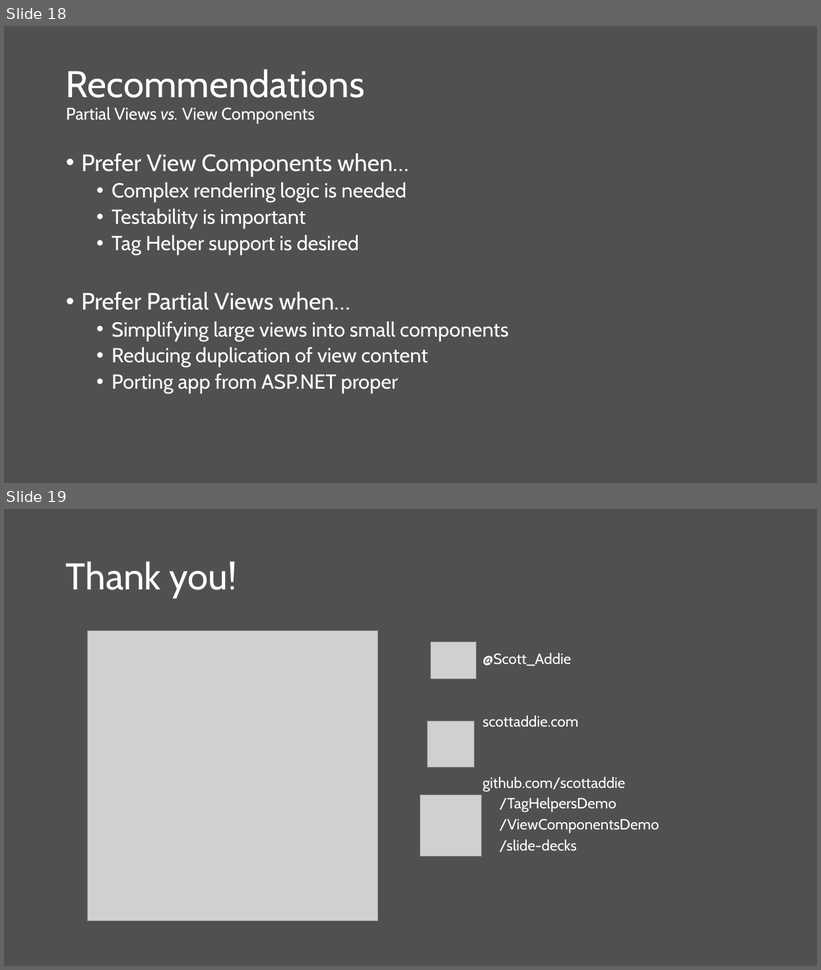
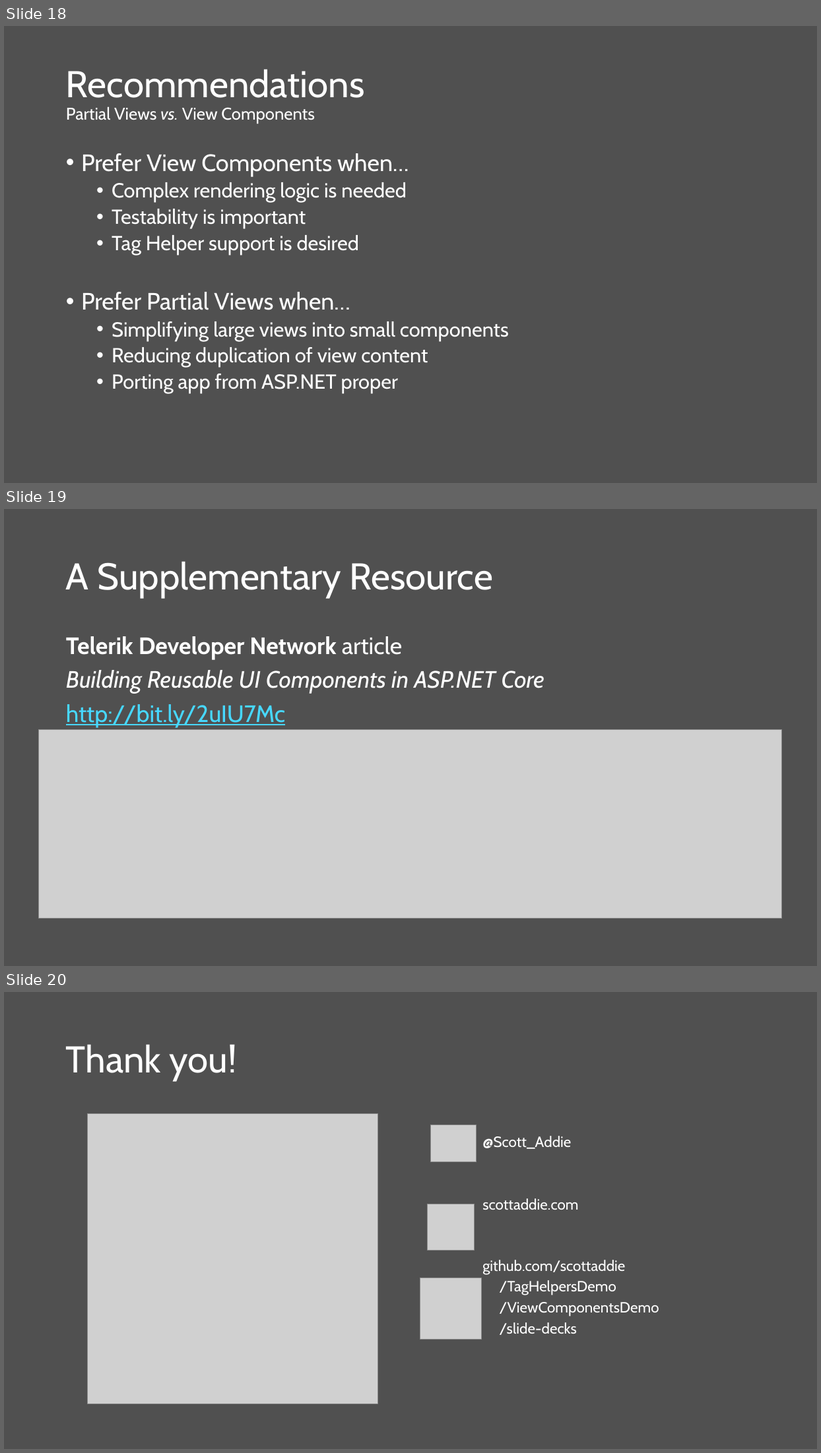
Before and after one commit to scottaddie/slide-decks, a slide deck: Building Reusable UI Components in ASP.NET Core MVC.pptx. Shown one above the other, each under a label of ours: slides 18 and 19 before the commit, slides 18, 19 and 20 after it. The pictures are 821x970 and 821x1453 pixels, drawn with LibreOffice and Linux fonts; fonts in the diff are those of the drawing; grey boxes stand for pictures. Boxes give left, top, right and bottom in pixels: in the first picture for what was removed or moved away, otherwise in the second. Text is boxed around its words. In the diff, an @@ line names an element or a change of style, - is before the commit and + after.

Commit message:
Add slide for TDN supplementary article

```diff
--- a/Building Reusable UI Components in ASP.NET Core MVC.pptx
+++ b/Building Reusable UI Components in ASP.NET Core MVC.pptx
@@ slide 19 added at [4,509,817,966], background #505050 @@
@@ title added at [66,561,493,598], 44 pt, text #FFFFFF @@
+A Supplementary Resource
@@ text added at [66,636,545,728], 28 pt, text #FFFFFF @@
+Telerik Developer Network article
+Building Reusable UI Components in ASP.NET Core
+http://bit.ly/2uIU7Mc
@@ picture added at [39,730,782,918] @@
@@ what was slide 19 is now slide 20 @@
```
